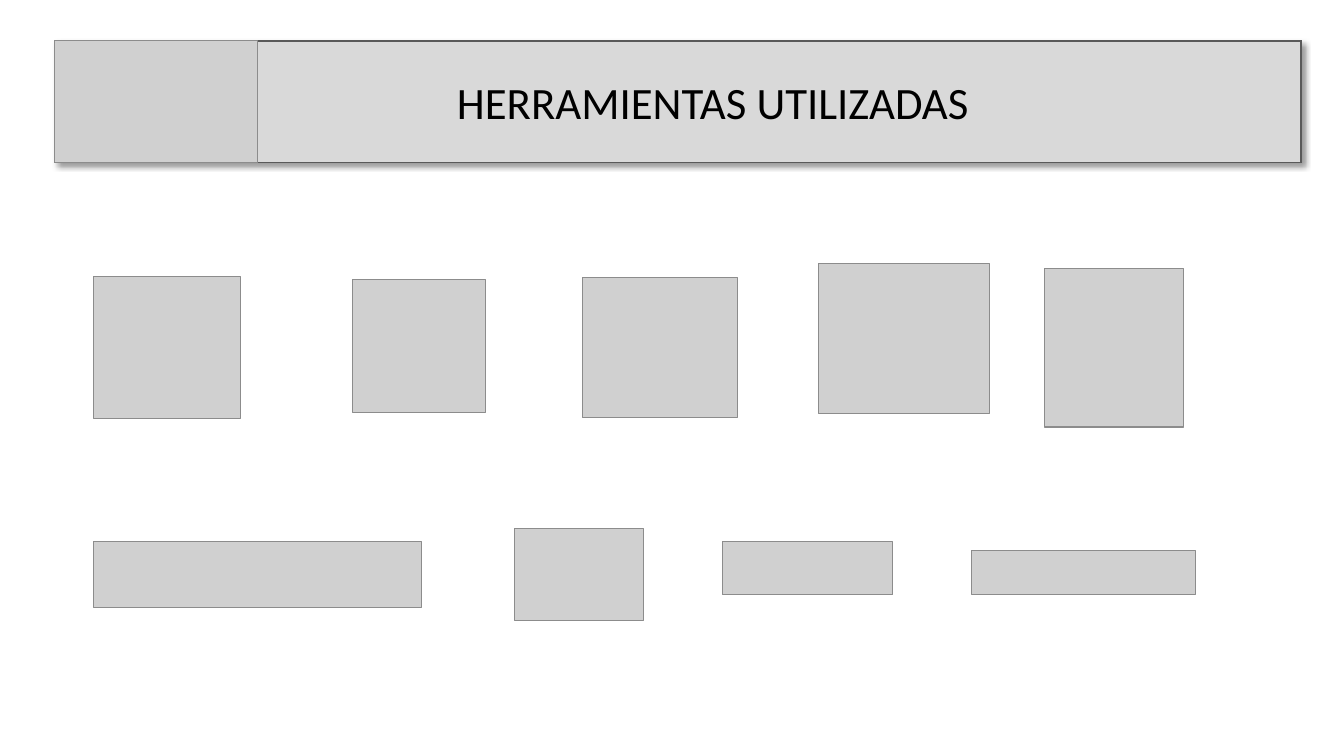
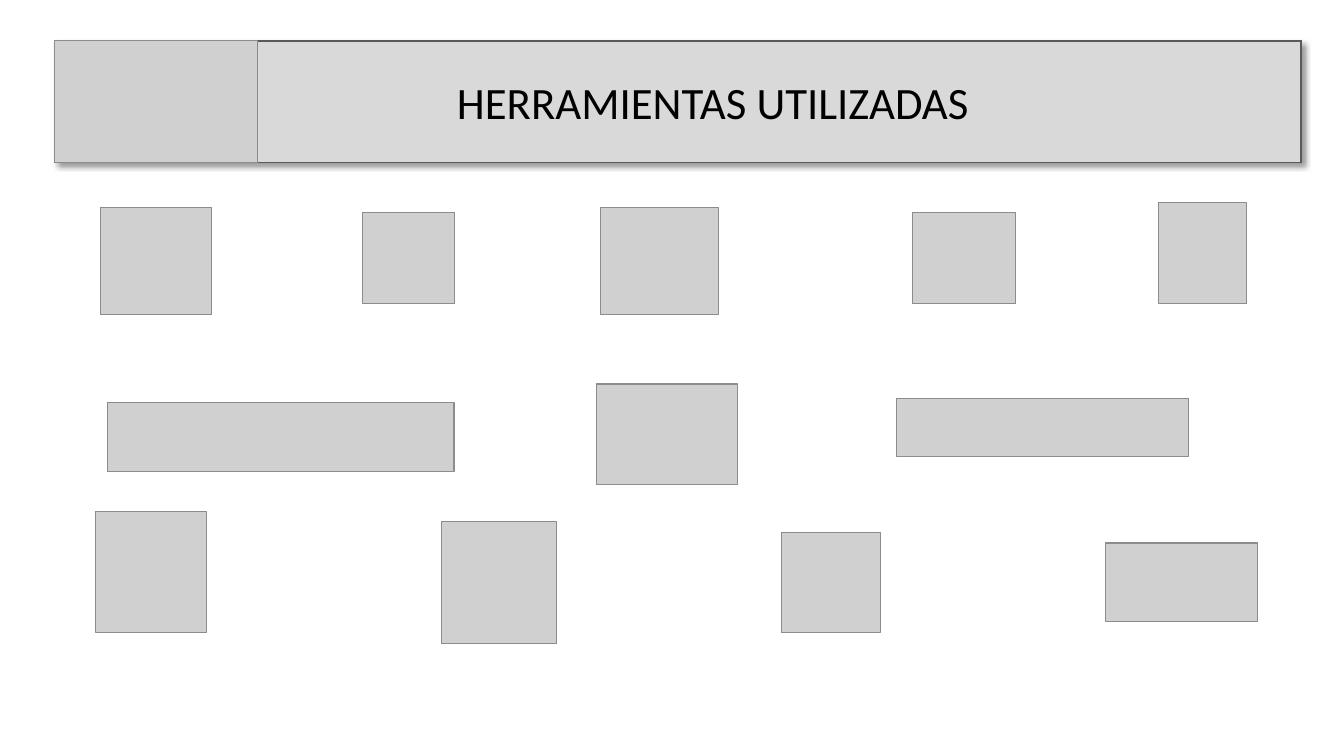
Before and after one commit to anvil555/La2025, a slide deck: slide 3 of Documentacion/Presentacion.pptx. Drawn at 1344x756 pixels with LibreOffice and Linux fonts; fonts in the diff are those of the drawing; grey boxes stand for pictures. Boxes give left, top, right and bottom in pixels: in the first picture for what was removed or moved away, otherwise in the second. Text is boxed around its words. In the diff, an @@ line names an element or a change of style, - is before the commit and + after.

```diff
--- a/Documentacion/Presentacion.pptx
+++ b/Documentacion/Presentacion.pptx
@@ picture: place and size @@
-picture at (94, 277, 241, 418)
+picture at (101, 208, 212, 315)
@@ picture: place and size @@
-picture at (583, 278, 738, 417)
+picture at (600, 208, 718, 315)
@@ picture: place and size @@
-picture at (1045, 268, 1184, 427)
+picture at (1159, 203, 1247, 303)
@@ picture: place and size @@
-picture at (353, 279, 486, 412)
+picture at (363, 213, 455, 303)
@@ picture: place and size @@
-picture at (819, 263, 989, 413)
+picture at (912, 213, 1015, 303)
@@ picture: place and size @@
-picture at (515, 529, 644, 621)
+picture at (597, 384, 738, 485)
@@ picture: place and size @@
-picture at (94, 542, 422, 608)
+picture at (108, 403, 455, 473)
@@ picture: place and size @@
-picture at (972, 551, 1196, 595)
+picture at (896, 399, 1188, 457)
@@ picture added at (96, 511, 207, 633) @@
@@ picture added at (442, 521, 557, 643) @@
@@ picture added at (781, 532, 880, 633) @@
@@ picture removed at (723, 542, 893, 595) @@
@@ picture added at (1106, 543, 1257, 622) @@
```
Also in this commit, not shown: 1 other slide changed, 3 slides added, 16 slides removed, 9 other files.
